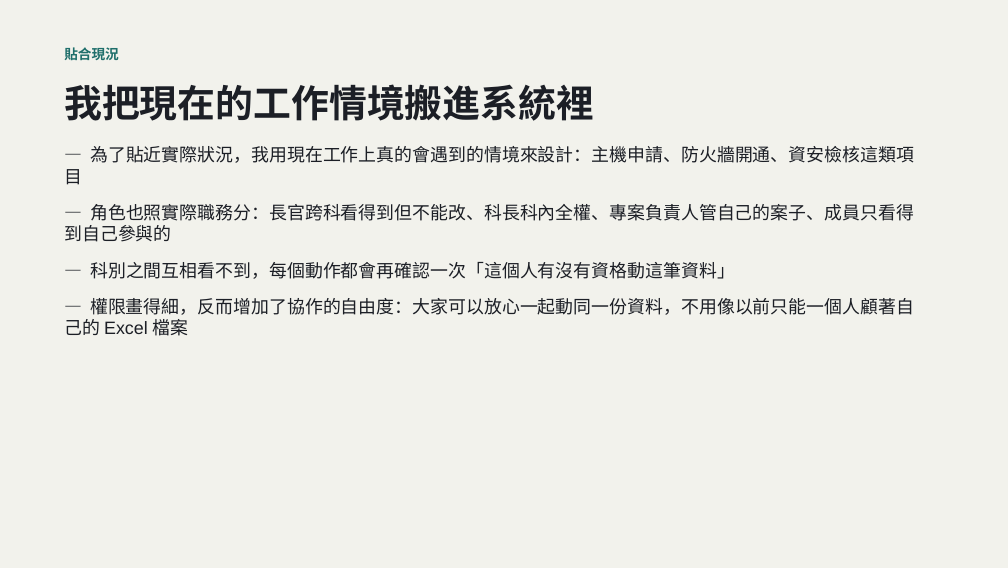
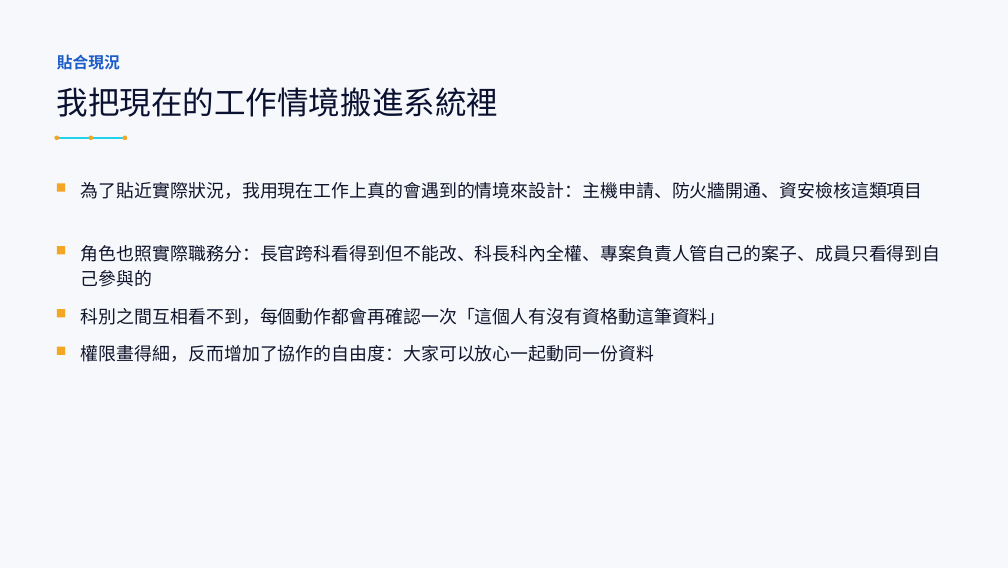
Before and after one commit to LinGaOscar/Spring-MissionBoard, a slide deck: slide 22 of docs/從HTML到SaaS_AI開發技巧回顧.pptx. Drawn at 1008x568 pixels with LibreOffice and Linux fonts; fonts in the diff are those of the drawing. Boxes give left, top, right and bottom in pixels: in the first picture for what was removed or moved away, otherwise in the second. Text is boxed around its words. In the diff, an @@ line names an element or a change of style, - is before the commit and + after.

Commit message:
docs: 簡報全 27 頁視覺重新設計
改用深靛藍／電光青／琥珀黃色系，封面與收尾 Q&A 頁改深色背景。開發歷程頁改時間軸視覺、數字統計頁改 KPI 儀表板風格、開發流程頁改流程圖、SaaS 與重構動機兩頁改左右對照面板。真實對話紀錄兩頁重新核對原始群組圖形裡的逐字內容，避免上次擷取遺漏。畫面截圖統一加外框與角標。內容全部沿用原文，純視覺改版。

```diff
--- a/docs/從HTML到SaaS_AI開發技巧回顧.pptx
+++ b/docs/從HTML到SaaS_AI開發技巧回顧.pptx
@@ background #F2F2EC to #F7F8FC @@
@@ text "貼合現況": place and size @@
-text "貼合現況" at (64, 47, 119, 60)
+text "貼合現況" at (57, 54, 120, 70)
@@ text "貼合現況" at (57, 54, 120, 70): size 13 to 15 pt, font Arial to Courier New, text colour #1F6F6B to #1B5CC9 @@
@@ text "我把現在的工作情境搬進系統裡": place and size @@
-text "我把現在的工作情境搬進系統裡" at (64, 84, 594, 121)
+text "我把現在的工作情境搬進系統裡" at (57, 87, 498, 117)
@@ text "我把現在的工作情境搬進系統裡" at (57, 87, 498, 117): size 36 to 30 pt, font Arial to Noto Sans CJK SC, text colour #1C1F26 to #0B1130, bold off @@
@@ ellipse added at (54, 135, 59, 140), fill #F5A524 @@
@@ line added from (57, 138) to (125, 138), #22D3EE 1.5 pt @@
@@ ellipse added at (89, 135, 93, 140), fill #F5A524 @@
@@ ellipse added at (123, 135, 127, 140), fill #F5A524 @@
@@ rectangle added at (57, 183, 65, 191), fill #F5A524 @@
@@ text added at (81, 182, 923, 199), 17 pt, text #10152B @@
+為了貼近實際狀況，我用現在工作上真的會遇到的情境來設計：主機申請、防火牆開通、資安檢核這類項目
@@ rectangle added at (57, 246, 65, 254), fill #F5A524 @@
@@ text at (81, 245, 941, 287): text changed; font Arial to Noto Sans CJK SC; text colour #1C1F26 to #10152B @@
-— 為了貼近實際狀況，我用現在工作上真的會遇到的情境來設計：主機申請、防火牆開通、資安檢核這類項目
-— 角色也照實際職務分：長官跨科看得到但不能改、科長科內全權、專案負責人管自己的案子、成員只看得到自己參與的
-— 科別之間互相看不到，每個動作都會再確認一次「這個人有沒有資格動這筆資料」
-— 權限畫得細，反而增加了協作的自由度：大家可以放心一起動同一份資料，不用像以前只能一個人顧著自己的 Excel 檔案
+角色也照實際職務分：長官跨科看得到但不能改、科長科內全權、專案負責人管自己的案子、成員只看得到自己參與的
@@ rectangle added at (57, 309, 65, 317), fill #F5A524 @@
@@ text added at (81, 308, 726, 325), 17 pt, text #10152B @@
+科別之間互相看不到，每個動作都會再確認一次「這個人有沒有資格動這筆資料」
@@ rectangle added at (57, 347, 65, 355), fill #F5A524 @@
@@ text added at (81, 345, 654, 362), 17 pt, text #10152B @@
+權限畫得細，反而增加了協作的自由度：大家可以放心一起動同一份資料
```
Also in this commit, not shown: 26 other slides changed.
